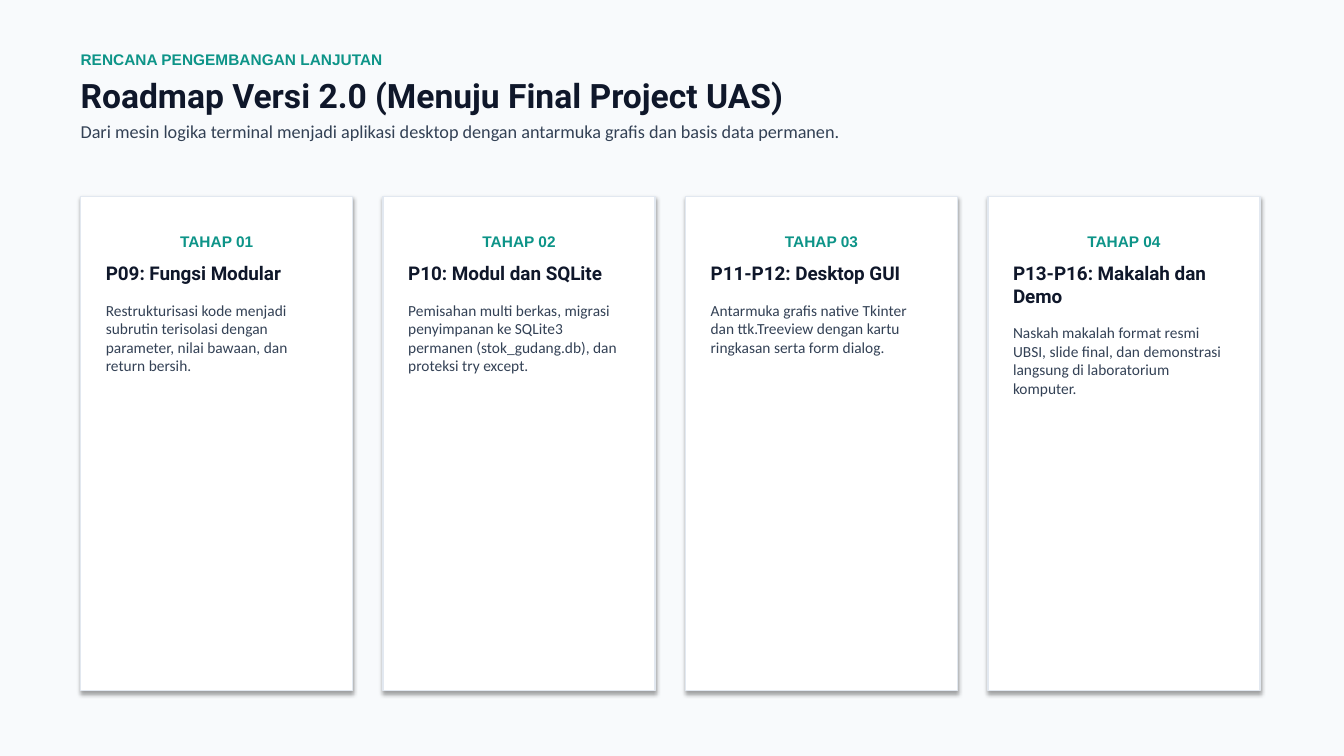
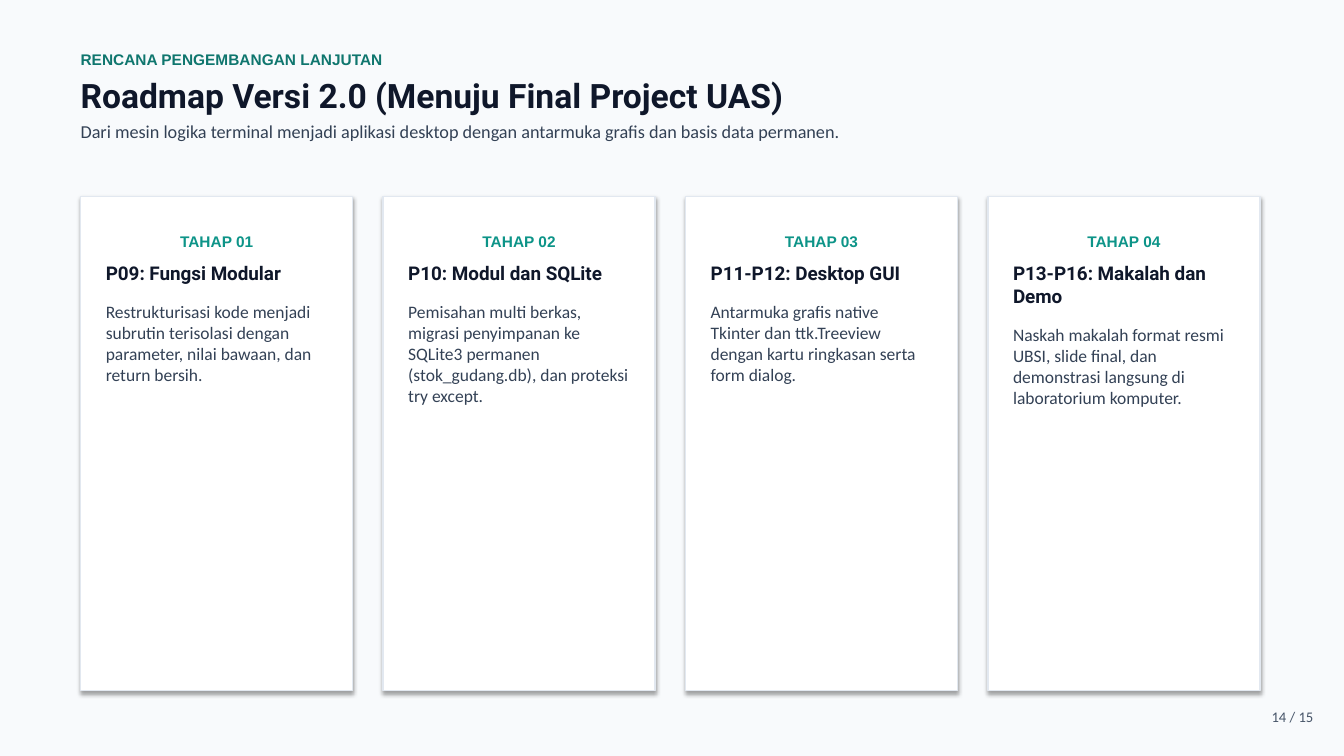
Before and after one commit to Curzyori/Stokku-Desktop, a slide deck: slide 14 of docs/presentasi/STOKKU_DESKTOP_PROGRES_P7.pptx (slide 13 before the commit). Drawn at 1344x756 pixels with LibreOffice and Linux fonts; fonts in the diff are those of the drawing. Boxes give left, top, right and bottom in pixels: in the first picture for what was removed or moved away, otherwise in the second. Text is boxed around its words. In the diff, an @@ line names an element or a change of style, - is before the commit and + after.

```diff
--- a/docs/presentasi/STOKKU_DESKTOP_PROGRES_P7.pptx
+++ b/docs/presentasi/STOKKU_DESKTOP_PROGRES_P7.pptx
@@ text at (81,54,382,65): text colour #0D9488 to #0F766E in "RENCANA PENGEMBANGAN LANJUTAN" @@
@@ text in rectangle at (106,306,312,381): size 11 to 12.5 pt in "Restrukturisasi kode menjadi subrutin terisolasi dengan para ..." @@
@@ text in rectangle at (408,306,628,405): size 11 to 12.5 pt in "Pemisahan multi berkas, migrasi penyimpanan ke SQLite3 ..." @@
@@ text in rectangle at (711,306,916,384): size 11 to 12.5 pt in "Antarmuka grafis native Tkinter dan ttk.Treeview dengan ..." @@
@@ text in rectangle at (1013,329,1224,407): size 11 to 12.5 pt in "Naskah makalah format resmi UBSI, slide final, ..." @@
@@ text added at (1272,712,1314,722), 10.5 pt, text #475569 @@
+14 / 15
```
Also in this commit, not shown: 10 other slides changed, 3 slides added, 2 slides removed, 26 other files.
